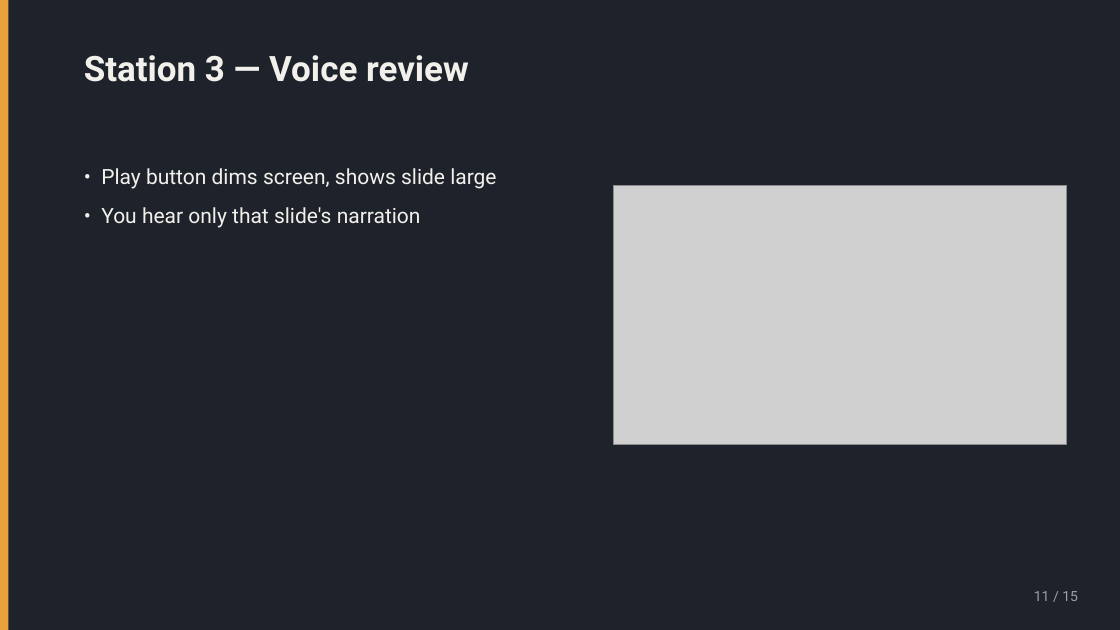
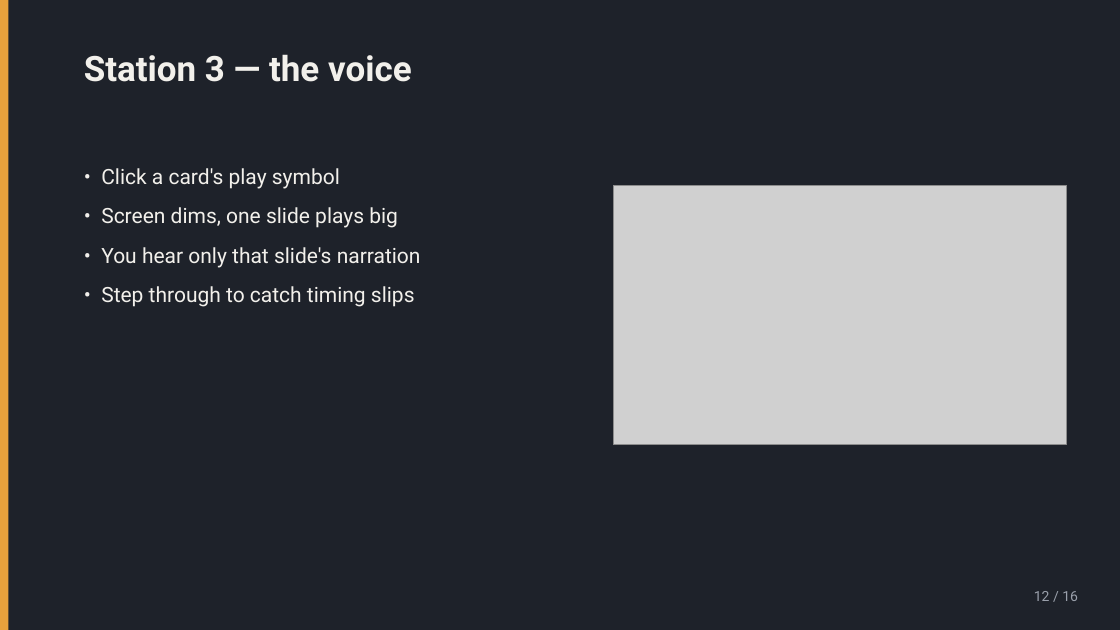
Before and after one commit to nikolaidk/voice, a slide deck: slide 12 of demo/data/14968b573e78/slides.pptx (slide 11 before the commit). Drawn at 1120x630 pixels with LibreOffice and Linux fonts; fonts in the diff are those of the drawing; grey boxes stand for pictures. Boxes give left, top, right and bottom in pixels: in the first picture for what was removed or moved away, otherwise in the second. Text is boxed around its words. In the diff, an @@ line names an element or a change of style, - is before the commit and + after.

```diff
--- a/demo/data/14968b573e78/slides.pptx
+++ b/demo/data/14968b573e78/slides.pptx
@@ text at (84,54,412,82): text changed @@
-Station 3 — Voice review
+Station 3 — the voice
@@ text at (101,168,398,228): text changed @@
-• Play button dims screen, shows slide large
+• Click a card's play symbol
+• Screen dims, one slide plays big
@@ text at (101,286,415,307): paragraph added @@
+• Step through to catch timing slips
@@ text at (1034,591,1078,601): text changed @@
-11 / 15
+12 / 16
```
Also in this commit, not shown: 9 other slides changed, 6 slides added, 5 slides removed, 28 other files.
